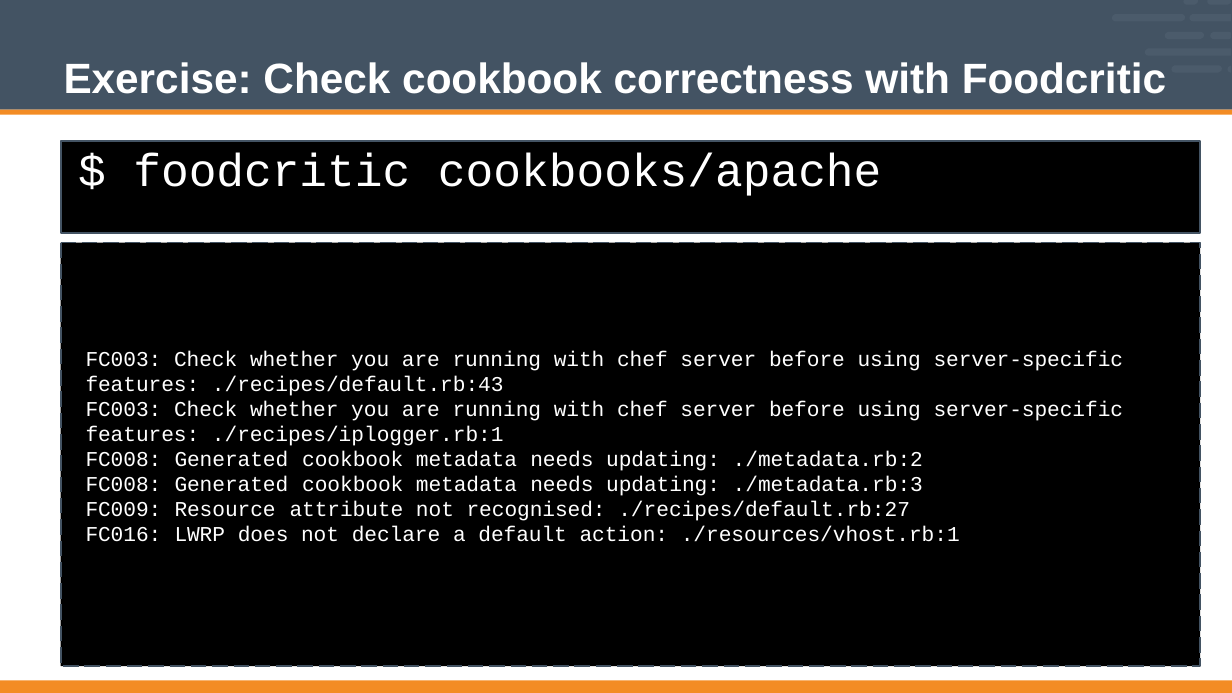
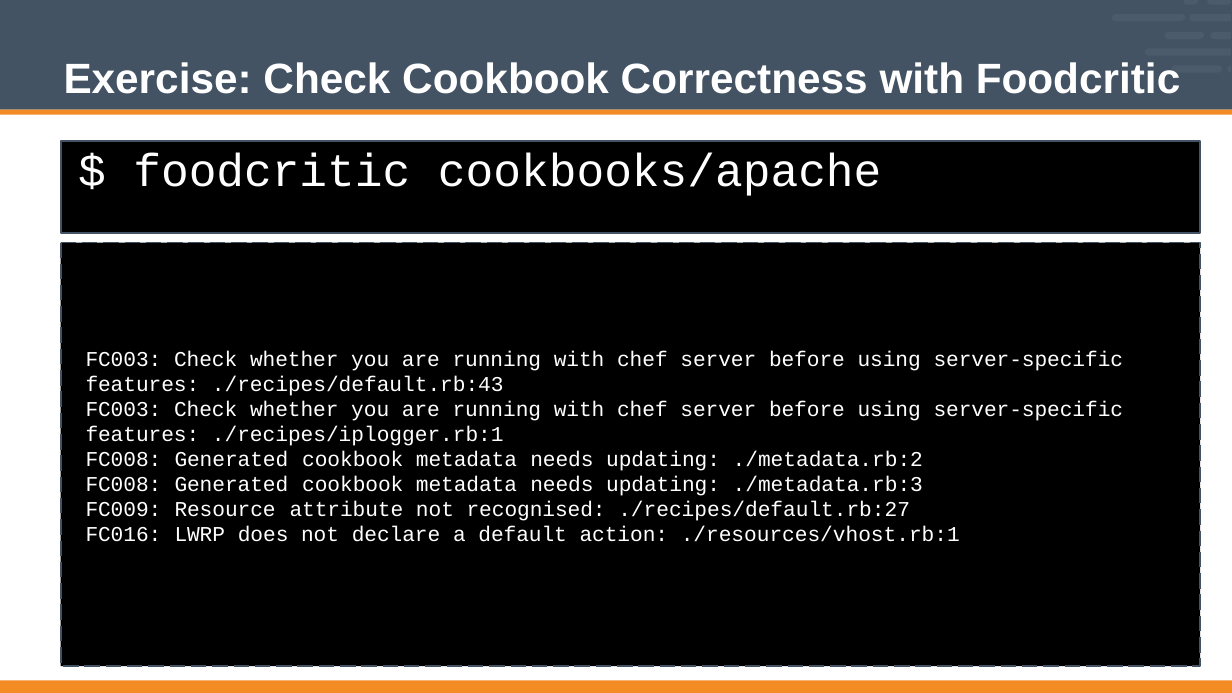
Before and after one commit to nathenharvey/chef-intermediate, a slide deck: slide 9 of Modules/10-Chef_Intermediate.pptx (slide 8 before the commit). Drawn at 1232x693 pixels with LibreOffice and Linux fonts; fonts in the diff are those of the drawing. Boxes give left, top, right and bottom in pixels: in the first picture for what was removed or moved away, otherwise in the second. Text is boxed around its words. In the diff, an @@ line names an element or a change of style, - is before the commit and + after.

Commit message:
Updated Foodcritic (changes originally by @SteveDelFante)

```diff
--- a/Modules/10-Chef_Intermediate.pptx
+++ b/Modules/10-Chef_Intermediate.pptx
@@ title at <box>64,62,1180,94</box>: text changed @@
-Exercise: Check cookbook correctness with Foodcritic
+Exercise: Check Cookbook Correctness with Foodcritic
```
Also in this commit, not shown: 7 other slides changed, 3 slides added, 1 slide removed.
